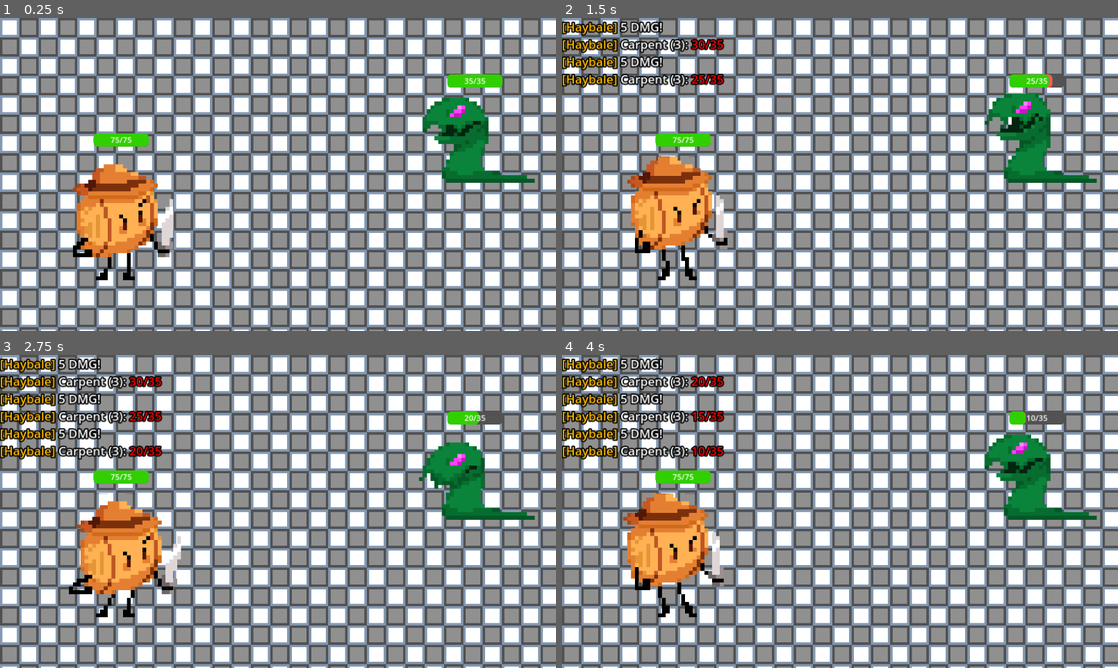
Above: before the commit, frames 1-4 (two rows, left to right).
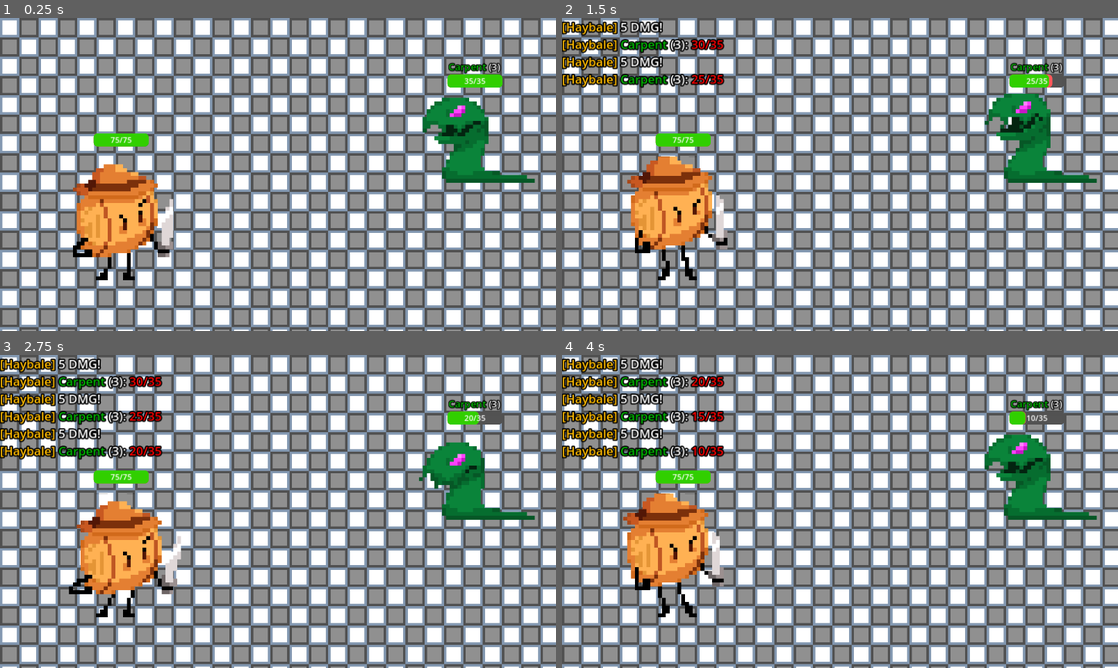
Above: after the commit, the same moments.

Repository: Neoloxal/CAMPQUESTGameYay
Game: Godot game, scene res://Scenes/main.tscn
Two runs of this game, one before a commit and one after it. Both use one fixed random seed, a clock stepped at 60 frames per second and the inputs below.
Inputs:
- Up to frame 1 (0.25 s): no input
- Up to frame 2 (1.5 s): tap Space (Use) at 0.6, 1.35 s
- Up to frame 3 (2.75 s): tap Space (Use) at 2.1 s
- Up to frame 4 (4 s): tap Enter at 2.75 s; tap Space (Use) at 2.85, 3.6 s

The runs differ from the first frame. In frame 1, 0.2% of the frame differs, in the area x 17-91%, y 14-42%; in frame 2, 0.5%; in frame 3, 0.7%, in the area x 10-91%, y 7-42%; in frame 4, 0.7%.

Commit message:
Small Visual Improvements
- Added stats to enemies
- Added colors to enemies names
- Refactored Print/Chat text code.

Diff:
--- a/Scenes/character.tscn
+++ b/Scenes/character.tscn
@@ -174,7 +174,7 @@
 corner_radius_bottom_left = 8
 
 [sub_resource type="StyleBoxFlat" id="StyleBoxFlat_xwbx6"]
-bg_color = Color(0.321569, 0.321569, 0.321569, 1)
+bg_color = Color(0.321569, 0.321569, 0.321569, 0)
 corner_radius_top_left = 8
 corner_radius_top_right = 8
 corner_radius_bottom_right = 8
--- a/Scenes/enemy.tscn
+++ b/Scenes/enemy.tscn
@@ -157,3 +157,19 @@
 grow_vertical = 2
 text = "25/100"
 horizontal_alignment = 1
+
+[node name="NameDisplay" type="RichTextLabel" parent="."]
+unique_name_in_owner = true
+offset_left = -59.0
+offset_top = -126.0
+offset_right = 88.0
+offset_bottom = -86.0
+theme_override_colors/font_outline_color = Color(0, 0, 0, 1)
+theme_override_constants/outline_size = 7
+theme_override_font_sizes/normal_font_size = 20
+theme_override_font_sizes/bold_font_size = 20
+theme_override_font_sizes/italics_font_size = 20
+theme_override_font_sizes/bold_italics_font_size = 20
+theme_override_font_sizes/mono_font_size = 20
+bbcode_enabled = true
+text = "[color=#00BB00]Carpent[/color] (3)"
--- a/Scenes/main.tscn
+++ b/Scenes/main.tscn
@@ -22,9 +22,11 @@
 [node name="Enemy" parent="." groups=["Enemy"] instance=ExtResource("2_4np33")]
 position = Vector2(988, 213)
 Name = "Carpent"
+SelfColor = "#00BB00"
 MaxHP = 25
+HPPL = 5
 Level = 3
-HPPL = 5
+Moves = ["bite"]
 
 [node name="CanvasLayer" type="CanvasLayer" parent="."]
 layer = -1
--- a/Scripts/character.gd
+++ b/Scripts/character.gd
@@ -31,21 +31,16 @@
 
 func print_damage(enemy,damage:int,crit:bool):
 	# CRIT DMG MUST BE MULTIPLIED IN FUNC!!!!!!!
-	var text = ""
-	if crit:
-		text = "[color={selfColor}][{selfName}][/color] [color=#FF0000]CRIT![/color] {DMG} DMG!
-[color={selfColor}][{selfName}][/color] {Name} ({Level}): [color=#FF0000]{HP}/{MaxHP}[/color] {Status}".format({
+	var text = "{DMG} DMG!
+[color={selfColor}][{selfName}][/color] [color={enemyColor}]{Name}[/color] ({Level}): [color=#FF0000]{HP}/{MaxHP}[/color] {Status}".format({
 	"selfColor":SelfColor,
 	"selfName":Name,
 	"DMG":damage,
-	"Name":enemy.Name, "Level":enemy.Level, "HP":enemy.HP, "MaxHP":enemy.MaxHP, "Status":enemy.get_status()})
-	else:
-		text = "[color={selfColor}][{selfName}][/color] {DMG} DMG!
-[color={selfColor}][{selfName}][/color] {Name} ({Level}): [color=#FF0000]{HP}/{MaxHP}[/color] {Status}".format({
-	"selfColor":SelfColor,
-	"selfName":Name,
-	"DMG":damage,
-	"Name":enemy.Name, "Level":enemy.Level, "HP":enemy.HP, "MaxHP":enemy.MaxHP, "Status":enemy.get_status()})
+	"enemyColor":enemy.SelfColor, "Name":enemy.Name, "Level":enemy.Level, "HP":enemy.HP, "MaxHP":enemy.MaxHP, "Status":enemy.get_status()
+	})
+	if crit:
+		text = "[color=#FF0000]CRIT![/color]" + text
+	text = "[color={selfColor}][{selfName}][/color] ".format({"selfColor":SelfColor, "selfName":Name}) + text
 	print_rich(text)
 	Chat.chatText.insert(0, text)
 
--- a/Scripts/enemy.gd
+++ b/Scripts/enemy.gd
@@ -1,18 +1,44 @@
 extends Node2D
 
 @export_category("General")
-@export var Name = ""
+@export var Name:String
+@export var SelfColor:String
 @export_category("Health")
 @export var Yoffset = 0
 @export var MaxHP = 100
 @onready var HP = MaxHP
 @export_category("Stats")
+@export var Defense = 0
+@export_subgroup("Level")
+@export  var HPPL = 0
 @export var Level = 1
-@export var Defense = 0
-@export  var HPPL = 0
 @onready var Status = []
+@export_category("AI")
+@export var Moves:Array
 
 @onready var isDead = false
+
+# Misc
+func Death():
+	isDead = true
+	var tween = get_tree().create_tween()
+	tween.tween_property(%Health, "value", int(round((float(HP) / MaxHP) * 100)), .1).set_ease(Tween.EASE_IN_OUT)
+	%HealthDisplay.text = "0/{MaxHP}".format(({"MaxHP":MaxHP}))
+	await tween.finished
+	tween = get_tree().create_tween()
+	tween.tween_property(%RemoveHealth, "value", int(round((float(HP) / MaxHP) * 100)), .1).set_ease(Tween.EASE_IN_OUT)
+	await  tween.finished
+	tween = get_tree().create_tween()
+	tween.tween_property(self, "scale", Vector2(-1,-1), 0.5).from_current().set_trans(Tween.TRANS_BOUNCE)
+	tween.play()
+	await  tween.finished
+	queue_free()
+
+# Moves
+func bite():
+	print("{Name} {Level}".format({"Name":Name,"Level":Level}))
+	const RESULT = "SUCCSEUS"
+	return RESULT
 
 func get_status():
 	var strStatus = ""
@@ -34,19 +60,7 @@
 
 func _process(_delta):
 	if HP <= 0:
-		isDead = true
-		var tween = get_tree().create_tween()
-		tween.tween_property(%Health, "value", int(round((float(HP) / MaxHP) * 100)), .1).set_ease(Tween.EASE_IN_OUT)
-		%HealthDisplay.text = "0/{MaxHP}".format(({"MaxHP":MaxHP}))
-		await tween.finished
-		tween = get_tree().create_tween()
-		tween.tween_property(%RemoveHealth, "value", int(round((float(HP) / MaxHP) * 100)), .1).set_ease(Tween.EASE_IN_OUT)
-		await  tween.finished
-		tween = get_tree().create_tween()
-		tween.tween_property(self, "scale", Vector2(-1,-1), 0.5).from_current().set_trans(Tween.TRANS_BOUNCE)
-		tween.play()
-		await  tween.finished
-		queue_free()
+		Death()
 
 	if HP != 0:
 		var tween = get_tree().create_tween()
@@ -55,3 +69,9 @@
 		tween = get_tree().create_tween()
 		tween.tween_property(%RemoveHealth, "value", int(round((float(HP) / MaxHP) * 100)), .3).set_ease(Tween.EASE_IN_OUT)
 	%HealthDisplay.text = "{HP}/{MaxHP}".format({"HP":HP,"MaxHP":MaxHP})
+	%NameDisplay.text = "[color={selfColor}]{name}[/color] ({level})".format({
+		"selfColor":SelfColor,
+		"name":Name,
+		"level":Level
+		})
+	#Moves[0].call()
